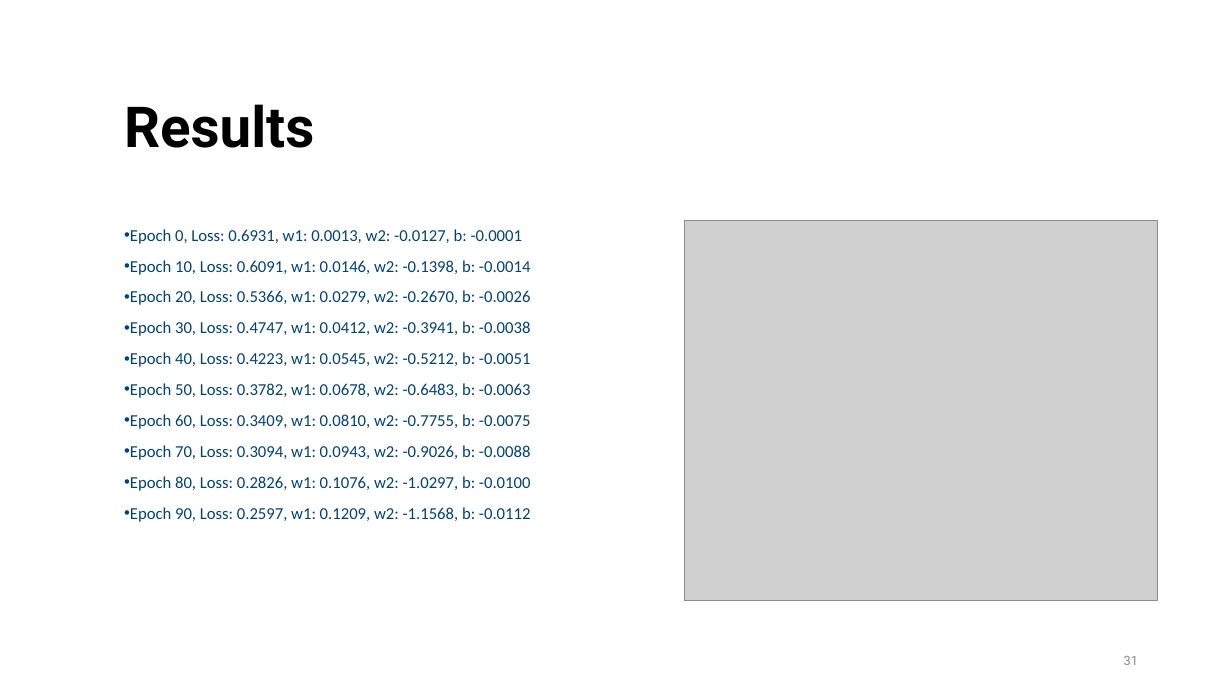
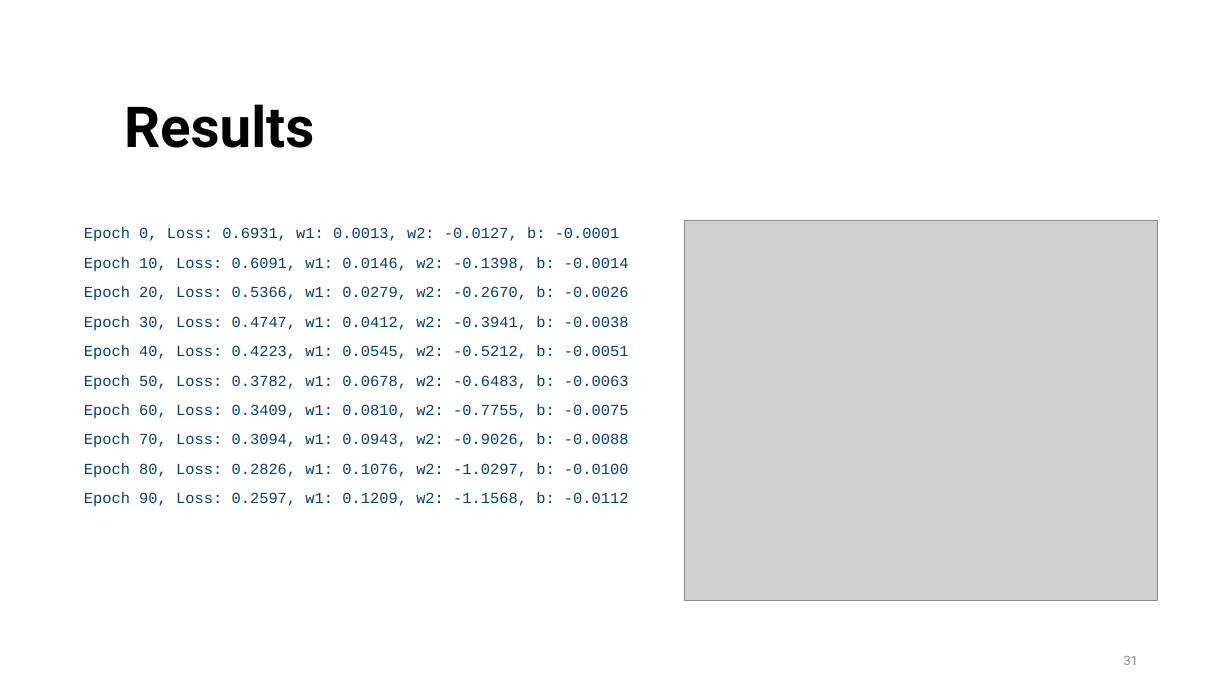
Before and after one commit to andrewcparnell/STAT41130, a slide deck: slide 31 of slides/day 1/D1C1_LR_NNs.pptx. Drawn at 1232x693 pixels with LibreOffice and Linux fonts; fonts in the diff are those of the drawing; grey boxes stand for pictures; background and template pictures are left out. Boxes give left, top, right and bottom in pixels: in the first picture for what was removed or moved away, otherwise in the second. Text is boxed around its words. In the diff, an @@ line names an element or a change of style, - is before the commit and + after.

```diff
--- a/slides/day 1/D1C1_LR_NNs.pptx
+++ b/slides/day 1/D1C1_LR_NNs.pptx
@@ text "Epoch 0, Loss: 0.6931, w1: ..." moved from (x1=130, y1=229, x2=531, y2=522) to (x1=84, y1=227, x2=629, y2=506) @@
@@ text "Epoch 0, Loss: 0.6931, w1: ..." at (x1=84, y1=227, x2=629, y2=506): size 13 to 12 pt, font Calibri to Courier New; bullet • to none @@
```
Also in this commit, not shown: 8 other slides changed, 7 other files.
